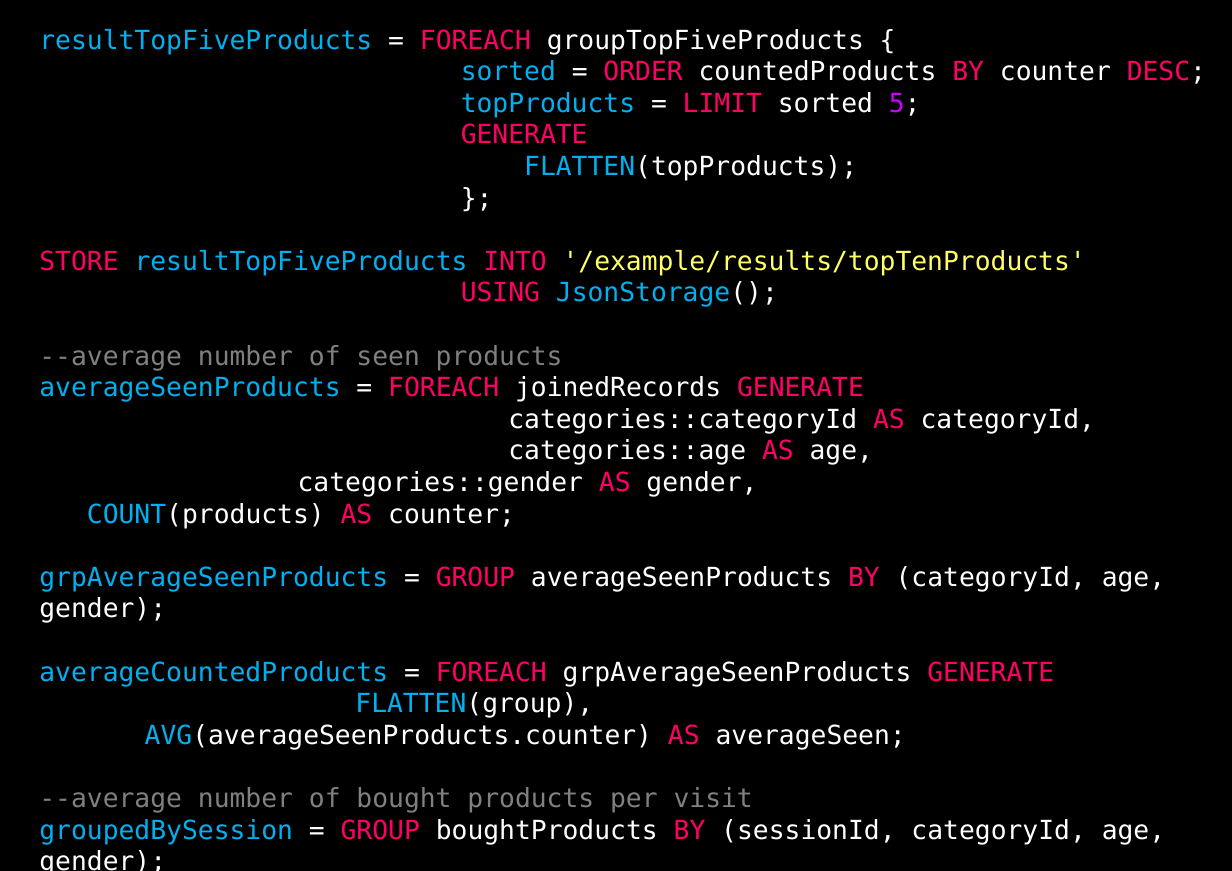
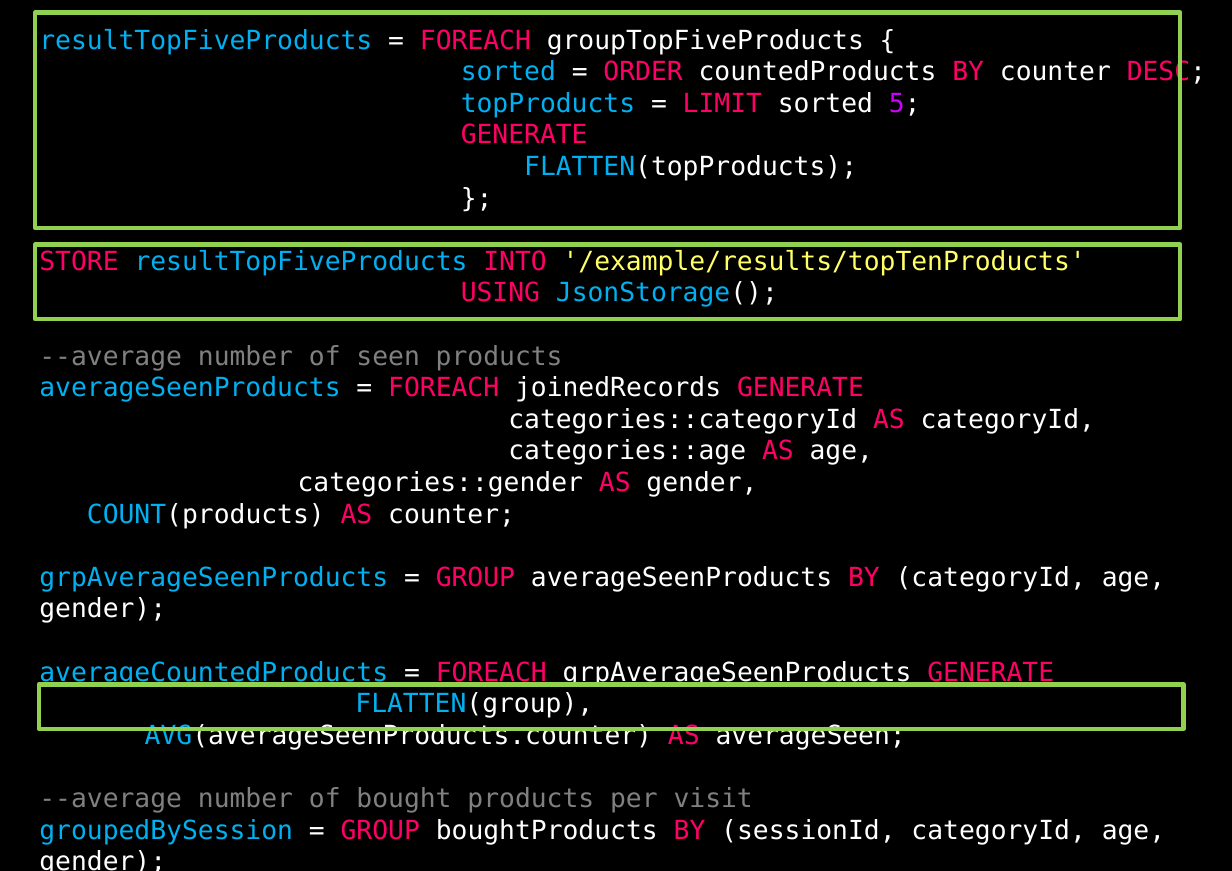
Before and after one commit to dzamurovic/coding-serbia-2014, a slide deck: slide 12 of coding-serbia.pptx. Drawn at 1232x871 pixels with LibreOffice and Linux fonts; fonts in the diff are those of the drawing. Boxes give left, top, right and bottom in pixels: in the first picture for what was removed or moved away, otherwise in the second. Text is boxed around its words. In the diff, an @@ line names an element or a change of style, - is before the commit and + after.

```diff
--- a/coding-serbia.pptx
+++ b/coding-serbia.pptx
@@ rectangle added at (35,13,1180,229), outline #92D050 3 pt @@
@@ rectangle added at (35,245,1180,319), outline #92D050 3 pt @@
@@ rectangle added at (39,685,1185,729), outline #92D050 3 pt @@
```
Also in this commit, not shown: 7 other slides changed.
